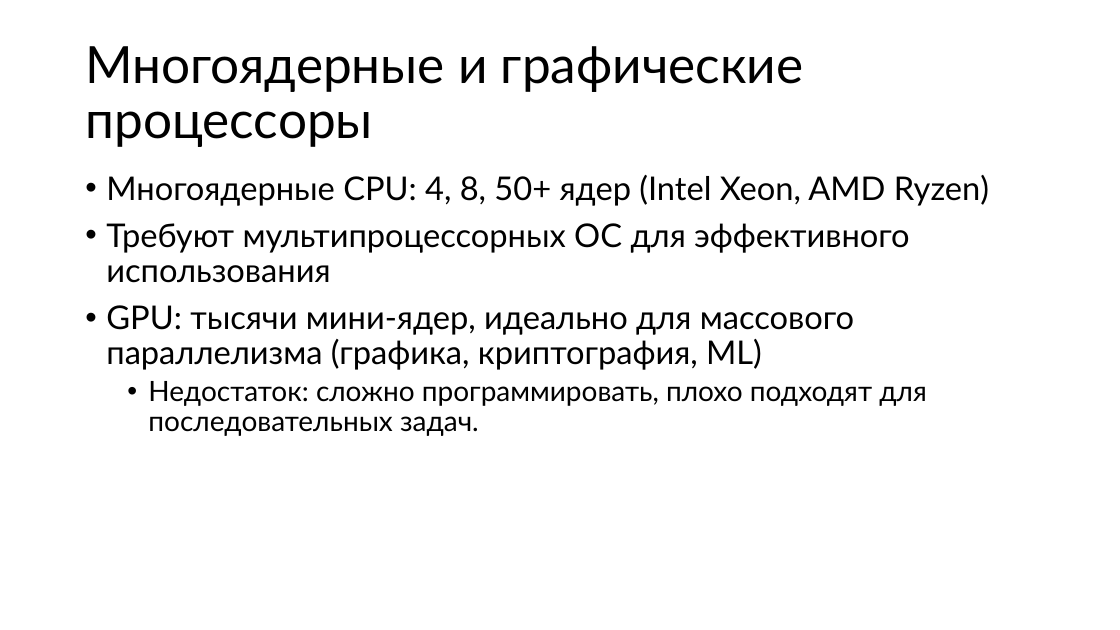
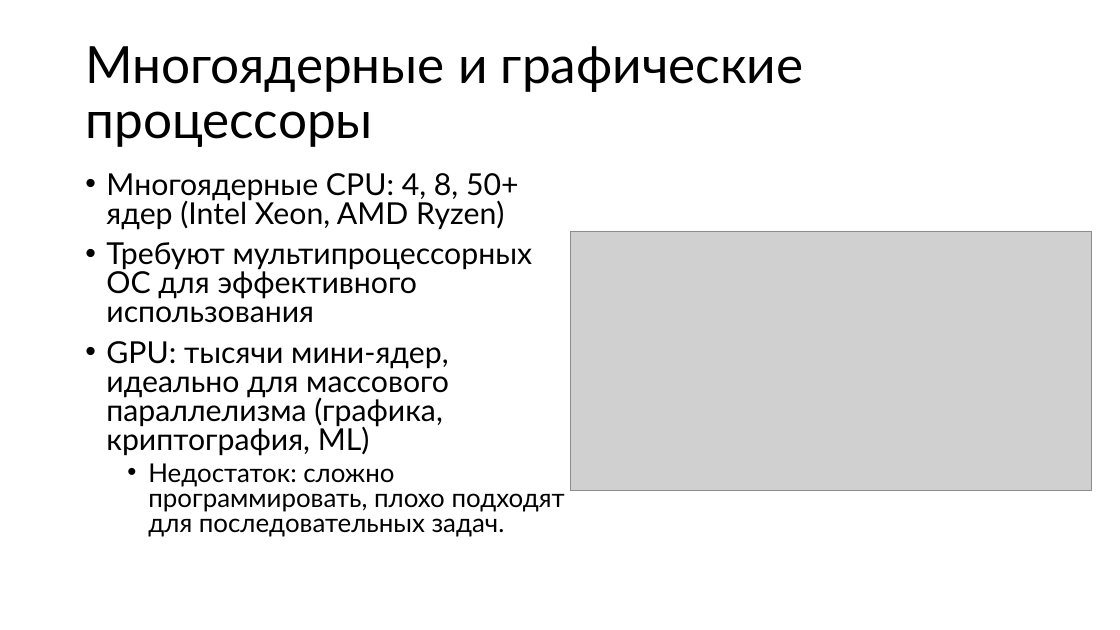
Before and after one commit to alexey-malov/os-course, a slide deck: slide 44 of lectures/01/Введение в ОС.pptx. Drawn at 1120x630 pixels with LibreOffice and Linux fonts; fonts in the diff are those of the drawing; grey boxes stand for pictures. Boxes give left, top, right and bottom in pixels: in the first picture for what was removed or moved away, otherwise in the second. Text is boxed around its words. In the diff, an @@ line names an element or a change of style, - is before the commit and + after.

```diff
--- a/lectures/01/Введение в ОС.pptx
+++ b/lectures/01/Введение в ОС.pptx
@@ text "Многоядерные CPU: 4, 8, 50+ ..." at (106,173,565,536): size 28 to 25.9 pt in "Многоядерные CPU: 4, 8, 50+ ядер (Intel ...", "Требуют мультипроцессорных ОС для эффективного использования", "GPU: тысячи мини-ядер, идеально для массового параллелизма ..."; size 24 to 22.2 pt in "Недостаток: сложно программировать, плохо подходят для после ..."; line spacing 0.9 to 0.8 @@
@@ picture added at (571,231,1091,491) @@
```
Also in this commit, not shown: 17 other slides changed, 1 slide added.
